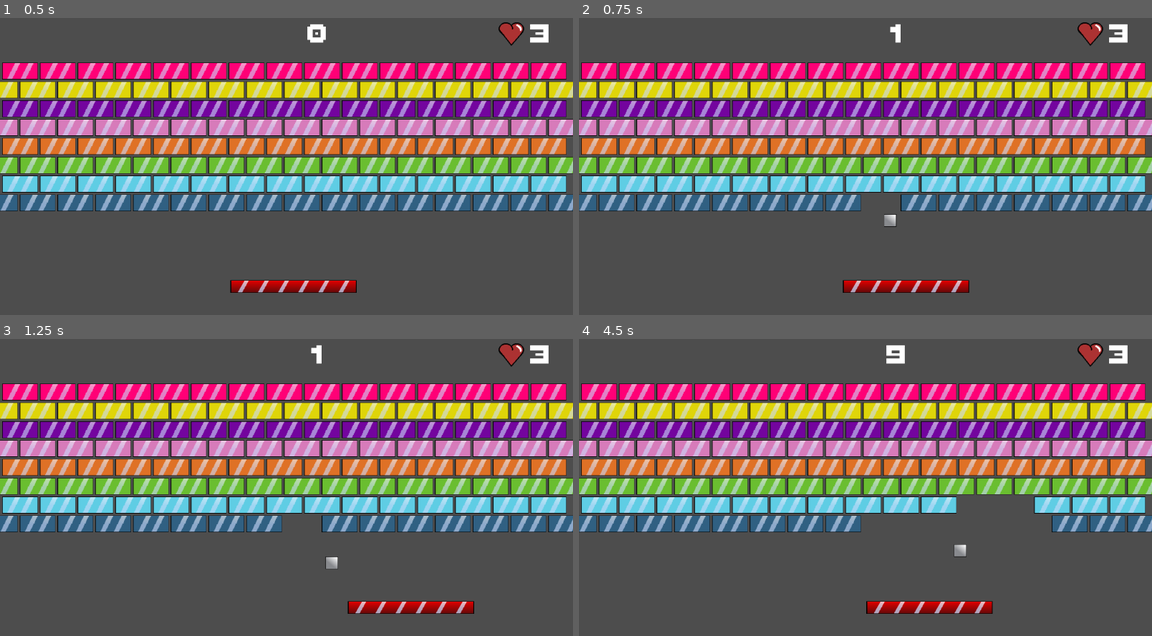
Above: before the commit, frames 1-4 (two rows, left to right).
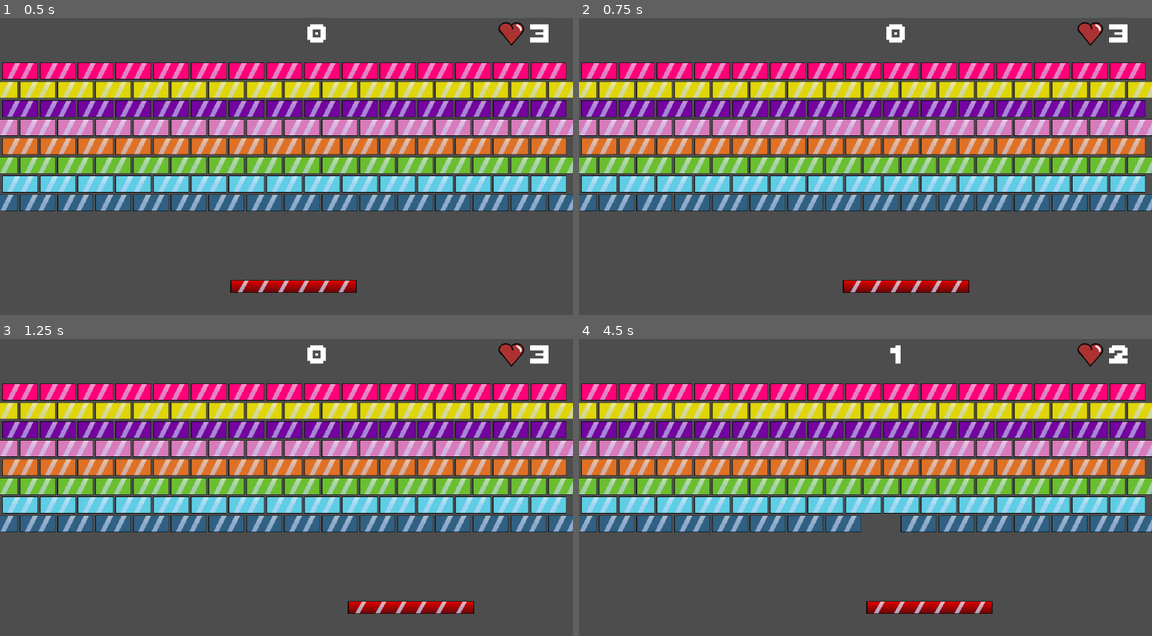
Above: after the commit, the same moments.

Repository: pinechain/godout
Game: Godot game, scene res://scenes/gameplay/gameplay.tscn
The game is run twice, just before and just after one commit, with the same random seed, the same clock (stepped at 60 frames per second) and the same inputs.
Inputs:
- Up to frame 1 (0.5 s): no input
- Up to frame 2 (0.75 s): tap Enter at 0.5 s; hold Right (right) from 0.53 s (still down); hold Space (start) from 0.53 s (still down)
- Up to frame 3 (1.25 s): keep holding Right (right); keep holding Space (start)
- Up to frame 4 (4.5 s): release Right (right) at 1.28 s; release Space (start) at 1.28 s; hold Left (left) 1.28-2.03 s; tap Space (start) at 1.35, 2.85, 4.35 s; hold Space (start) 2.03-2.78 s; hold Right (right) 2.03-3.53 s; hold Space (start) 3.53-4.28 s; hold Left (left) from 3.53 s (still down)

Frame 1 is identical in both runs. In frame 2, 0.6% of the frame differs, in the area x 49-57%, y 1-71%; in frame 3, 0.6%; in frame 4, 2.4%, in the area x 53-96%, y 1-74%.

Commit message:
Added victory and defeat conditions, hud, and restart mechanics

Diff:
--- a/infra/event_bus.gd
+++ b/infra/event_bus.gd
@@ -7,7 +7,10 @@
 
 var on_ball_lost := Event.new()
 var on_lives_changed := ParamEvent.new()
+var on_respawn_requested := Event.new()
 
 
-var on_game_lost := Event.new()
-var on_game_won := Event.new()
+var on_game_over := ParamEvent.new()
+
+
+var on_game_restarted := Event.new()
--- a/infra/globals.gd
+++ b/infra/globals.gd
@@ -6,3 +6,14 @@
 
 
 const MAX_LIVES = 3
+
+
+const RESPAWN_TIME = 3
+
+
+const GAME_WON = "Victory!"
+const GAME_LOST = "Defeat!"
+
+
+const MAX_ROWS = 8
+const MAX_COLUMNS = 16
--- a/scenes/arbiter/arbiter.gd
+++ b/scenes/arbiter/arbiter.gd
@@ -8,6 +8,7 @@
 func _ready():
 	EventBus.on_tile_broken.sub(_increase_score)
 	EventBus.on_ball_lost.sub(_lose_life)
+	EventBus.on_game_restarted.sub(_reset)
 
 
 func _increase_score(added_score: int):
@@ -17,6 +18,13 @@
 
 func _lose_life():
 	_current_lives -= 1
-	EventBus.on_lives_changed.trigger(_current_lives)
 	if _current_lives == 0:
-		EventBus.on_game_lost.trigger()
+		EventBus.on_game_over.trigger(false)
+	else:
+		EventBus.on_lives_changed.trigger(_current_lives)
+		EventBus.on_respawn_requested.trigger()
+
+
+func _reset():
+	_score = 0
+	_current_lives = Globals.MAX_LIVES
--- a/scenes/ball/ball.gd
+++ b/scenes/ball/ball.gd
@@ -6,33 +6,46 @@
 @export var spawn_variation := 45
 
 
-var _is_alive := false
 var _current_tier: int
 
 
-func _process(_delta):
-	if (Input.is_action_pressed("start") and not _is_alive):
-		_spawn()
-		_is_alive = true
+func _ready():
+	EventBus.on_respawn_requested.sub(_schedule_spawn)
+	EventBus.on_game_restarted.sub(_reset)
+	_schedule_spawn()
 
 
 func _physics_process(delta):
-	# Try to detect collision during movement
 	var collision_info = move_and_collide(velocity * delta)
-
-	# Collision detected
 	if collision_info:
-		var colliding_object = collision_info.get_collider() as Node
-		if colliding_object.is_in_group("tile"):
-			_process_tile_collision(colliding_object as Tile)
-		if colliding_object.is_in_group("death"):
-			EventBus.on_ball_lost.trigger()
-
-		# Bounce
-		velocity = velocity.bounce(collision_info.get_normal())
+		_process_collision(collision_info)
 
 
-func _process_tile_collision(tile: Tile):
+func _process_collision(collision_info: KinematicCollision2D):
+	var colliding_object = collision_info.get_collider() as Node
+	if colliding_object.is_in_group("tile"):
+		_score(colliding_object as Tile)
+	if colliding_object.is_in_group("death"):
+		_die()
+
+	_bounce(collision_info)
+
+
+func _score(tile: Tile):
+	_change_velocity(tile)
+	_destroy_tile(tile)
+
+
+func _die():
+	EventBus.on_ball_lost.trigger()
+	_clear()
+
+
+func _bounce(collision_info: KinematicCollision2D):
+	velocity = velocity.bounce(collision_info.get_normal())
+
+
+func _change_velocity(tile: Tile):
 	if tile.tier > _current_tier:
 		_current_tier = tile.tier
 		if velocity.y < 0:
@@ -43,6 +56,9 @@
 			velocity.x -= speed_step
 		if velocity.x > 0:
 			velocity.x += speed_step
+
+
+func _destroy_tile(tile: Tile):
 	tile.destroy()
 
 
@@ -57,14 +73,22 @@
 	var angle = randf_range(initial, final)
 
 	# Determine movement direction
-	velocity.y = -speed
+	velocity.y = -speed - (_current_tier * speed_step)
 	velocity = velocity.rotated(angle)
 
 	# Enable visibility
 	visible = true
 
 
-# func clear():
-# 	# Teleport outside of screen
-# 	velocity = Vector2.ZERO
-# 	global_position = Vector2(-50, -50)
+func _clear():
+	velocity = Vector2.ZERO
+	visible = false
+
+
+func _schedule_spawn():
+	get_tree().create_timer(Globals.RESPAWN_TIME).timeout.connect(_spawn)
+
+
+func _reset():
+	_current_tier = 0
+	_schedule_spawn()
--- a/scenes/hud/hud.gd
+++ b/scenes/hud/hud.gd
@@ -4,13 +4,49 @@
 func _ready():
 	EventBus.on_score_changed.sub(_update_score)
 	EventBus.on_lives_changed.sub(_update_lives)
+	EventBus.on_game_over.sub(_on_game_over)
 
-	($Control/Lives as Label).text = str(Globals.MAX_LIVES)
+	($GameOver/Exit as Button).pressed.connect(_exit)
+	($GameOver/Restart as Button).pressed.connect(_reset)
+
+	($Gameplay/Lives as Label).text = str(Globals.MAX_LIVES)
+	_show($Gameplay)
 
 
 func _update_score(new_score: int):
-	($Score as Label).text = str(new_score)
+	($Gameplay/Score as Label).text = str(new_score)
 
 
 func _update_lives(new_lives: int):
-	($Control/Lives as Label).text = str(new_lives)
+	($Gameplay/Lives as Label).text = str(new_lives)
+
+
+func _on_game_over(is_victory: bool):
+	var game_over_text = ""
+	if is_victory:
+		game_over_text = Globals.GAME_WON
+	else:
+		game_over_text = Globals.GAME_LOST
+
+	_show($GameOver)
+	($GameOver/GameOverText as Label).text = game_over_text
+	($GameOver/Score as Label).text = ($Gameplay/Score as Label).text
+
+
+func _show(node: Node):
+	for child in get_children():
+		if child == node:
+			child.visible = true
+		else:
+			child.visible = false
+
+
+func _exit():
+	get_tree().quit()
+
+
+func _reset():
+	EventBus.on_game_restarted.trigger()
+	_update_lives(Globals.MAX_LIVES)
+	_update_score(0)
+	_show($Gameplay)
--- a/scenes/hud/hud.tscn
+++ b/scenes/hud/hud.tscn
@@ -7,23 +7,138 @@
 [node name="Hud" type="Node2D"]
 script = ExtResource("1_igyi1")
 
-[node name="Score" type="Label" parent="."]
-unique_name_in_owner = true
+[node name="GameOver" type="Panel" parent="."]
+anchors_preset = 8
+anchor_left = 0.5
+anchor_top = 0.5
+anchor_right = 0.5
+anchor_bottom = 0.5
+offset_left = 433.0
+offset_top = 134.0
+offset_right = 933.0
+offset_bottom = 634.0
+grow_horizontal = 2
+grow_vertical = 2
+
+[node name="GameOverText" type="Label" parent="GameOver"]
+layout_mode = 1
 anchors_preset = 5
 anchor_left = 0.5
 anchor_right = 0.5
-offset_left = 683.0
-offset_top = 50.0
-offset_right = 833.0
-offset_bottom = 142.0
+offset_left = -225.0
+offset_top = 25.0
+offset_right = 225.0
+offset_bottom = 117.0
 grow_horizontal = 2
 theme = ExtResource("1_yttqg")
 theme_override_font_sizes/font_size = 100
+text = "Game over!"
+horizontal_alignment = 1
+
+[node name="Label" type="Label" parent="GameOver"]
+layout_mode = 1
+anchors_preset = 8
+anchor_left = 0.5
+anchor_top = 0.5
+anchor_right = 0.5
+anchor_bottom = 0.5
+offset_left = -225.0
+offset_top = -67.0
+offset_right = -5.0
+offset_bottom = 7.0
+grow_horizontal = 2
+grow_vertical = 2
+theme = ExtResource("1_yttqg")
+theme_override_font_sizes/font_size = 80
+text = "Score:"
+
+[node name="Score" type="Label" parent="GameOver"]
+layout_mode = 1
+anchors_preset = 6
+anchor_left = 1.0
+anchor_top = 0.5
+anchor_right = 1.0
+anchor_bottom = 0.5
+offset_left = -245.0
+offset_top = -67.0
+offset_right = -25.0
+offset_bottom = 7.0
+grow_horizontal = 0
+grow_vertical = 2
+theme = ExtResource("1_yttqg")
+theme_override_font_sizes/font_size = 80
 text = "0"
-horizontal_alignment = 1
-vertical_alignment = 1
+horizontal_alignment = 2
 
-[node name="Control" type="Control" parent="."]
+[node name="Hiscore" type="Label" parent="GameOver"]
+layout_mode = 1
+anchors_preset = 6
+anchor_left = 1.0
+anchor_top = 0.5
+anchor_right = 1.0
+anchor_bottom = 0.5
+offset_left = -245.0
+offset_top = -7.0
+offset_right = -25.0
+offset_bottom = 67.0
+grow_horizontal = 0
+grow_vertical = 2
+theme = ExtResource("1_yttqg")
+theme_override_font_sizes/font_size = 80
+text = "0
+"
+horizontal_alignment = 2
+
+[node name="Label2" type="Label" parent="GameOver"]
+layout_mode = 1
+anchors_preset = 8
+anchor_left = 0.5
+anchor_top = 0.5
+anchor_right = 0.5
+anchor_bottom = 0.5
+offset_left = -225.0
+offset_top = -7.0
+offset_right = 75.0
+offset_bottom = 67.0
+grow_horizontal = 2
+grow_vertical = 2
+theme = ExtResource("1_yttqg")
+theme_override_font_sizes/font_size = 80
+text = "Hiscore:"
+
+[node name="Restart" type="Button" parent="GameOver"]
+layout_mode = 1
+anchors_preset = 2
+anchor_top = 1.0
+anchor_bottom = 1.0
+offset_left = 25.0
+offset_top = -80.0
+offset_right = 225.0
+offset_bottom = -25.0
+grow_vertical = 0
+theme = ExtResource("1_yttqg")
+theme_override_font_sizes/font_size = 40
+text = "Play again"
+
+[node name="Exit" type="Button" parent="GameOver"]
+layout_mode = 1
+anchors_preset = 3
+anchor_left = 1.0
+anchor_top = 1.0
+anchor_right = 1.0
+anchor_bottom = 1.0
+offset_left = -225.0
+offset_top = -80.0
+offset_right = -25.0
+offset_bottom = -25.0
+grow_horizontal = 0
+grow_vertical = 0
+theme = ExtResource("1_yttqg")
+theme_override_font_sizes/font_size = 40
+text = "Exit
+"
+
+[node name="Gameplay" type="Control" parent="."]
 layout_mode = 3
 anchors_preset = 1
 anchor_left = 1.0
@@ -34,7 +149,7 @@
 offset_bottom = 142.0
 grow_horizontal = 0
 
-[node name="Lives" type="Label" parent="Control"]
+[node name="Lives" type="Label" parent="Gameplay"]
 unique_name_in_owner = true
 layout_mode = 1
 anchors_preset = 5
@@ -50,6 +165,22 @@
 horizontal_alignment = 1
 vertical_alignment = 1
 
-[node name="Heart" type="Sprite2D" parent="Control"]
+[node name="Heart" type="Sprite2D" parent="Gameplay"]
 position = Vector2(6, 44)
 texture = ExtResource("3_dus03")
+
+[node name="Score" type="Label" parent="Gameplay"]
+unique_name_in_owner = true
+layout_mode = 1
+anchors_preset = 5
+anchor_left = 0.5
+anchor_right = 0.5
+offset_left = -606.0
+offset_right = -456.0
+offset_bottom = 92.0
+grow_horizontal = 2
+theme = ExtResource("1_yttqg")
+theme_override_font_sizes/font_size = 100
+text = "0"
+horizontal_alignment = 1
+vertical_alignment = 1
--- a/scenes/tile_generator/tile_generator.gd
+++ b/scenes/tile_generator/tile_generator.gd
@@ -8,6 +8,13 @@
 
 
 func _ready():
+	EventBus.on_game_restarted.sub(_spawn)
+	EventBus.on_game_over.sub(_destroy_everything)
+	EventBus.on_tile_broken.sub(_analyze_victory)
+	_spawn()
+
+
+func _spawn():
 	# THIS HERE IS A GAMBIARRA SO THAT I DONT NEED TO CALCULATE EVERYTHING EVERYTIME
 	# AND I AM PROUD OF IT
 	var ref = tile_reference.instantiate() as Tile
@@ -15,8 +22,8 @@
 	var tile_width = ref.width()
 	ref.queue_free()
 
-	for row in range(0, 8):
-		for column in range(0, 16):
+	for row in range(0, Globals.MAX_ROWS):
+		for column in range(0, Globals.MAX_COLUMNS):
 			var pos_y = _determine_tile_pos_y(tile_height, row)
 			var pos_x = _determine_tile_pos_x(tile_width, column, row)
 			var tile = tile_reference.instantiate() as Tile
@@ -37,3 +44,14 @@
 		return x_offset
 	else:
 		return x_offset - width/2
+
+
+func _analyze_victory(_tier: int):
+	if get_child_count() == 0:
+		EventBus.on_game_over.trigger(true)
+
+
+func _destroy_everything(is_victory: bool):
+	if not is_victory:
+		for child in get_children():
+			child.queue_free()
Not shown, added: godout-docs/image.png.import
Not shown, added: godout-docs/image_0.png.import
Not shown, changed: godout-docs/Excalidraw/Drawing 2024-10-14 19.06.31.excalidraw.md
Not shown, changed: godout-docs/backlog.md
